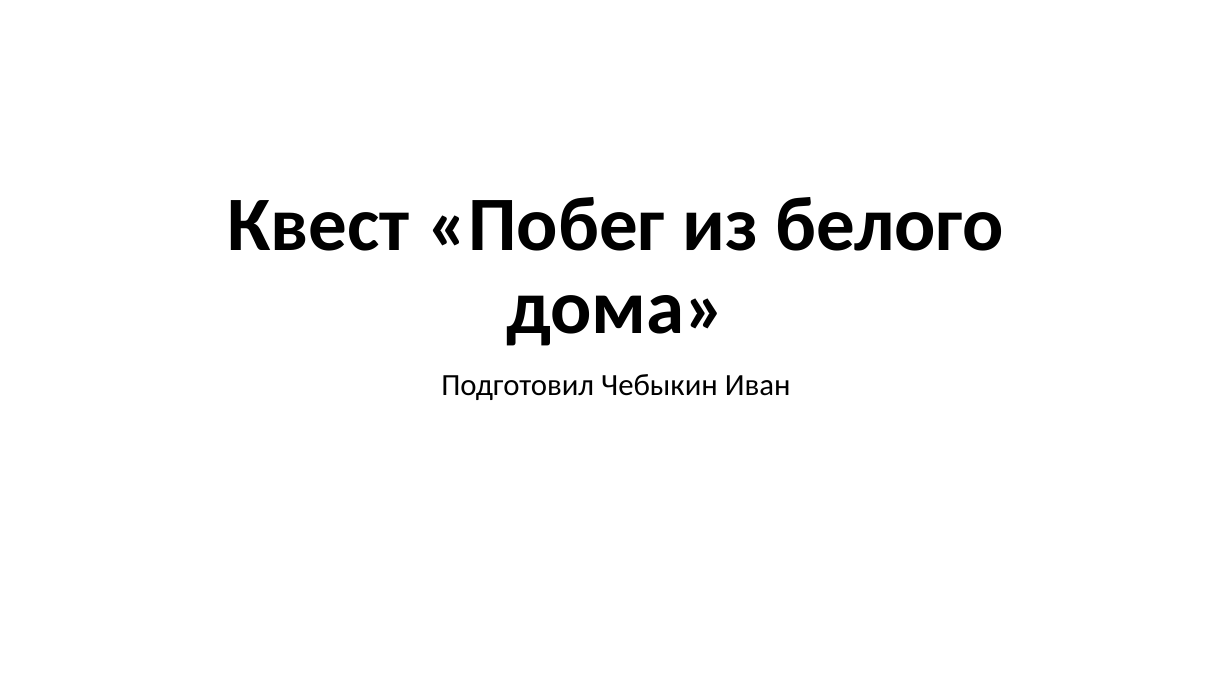
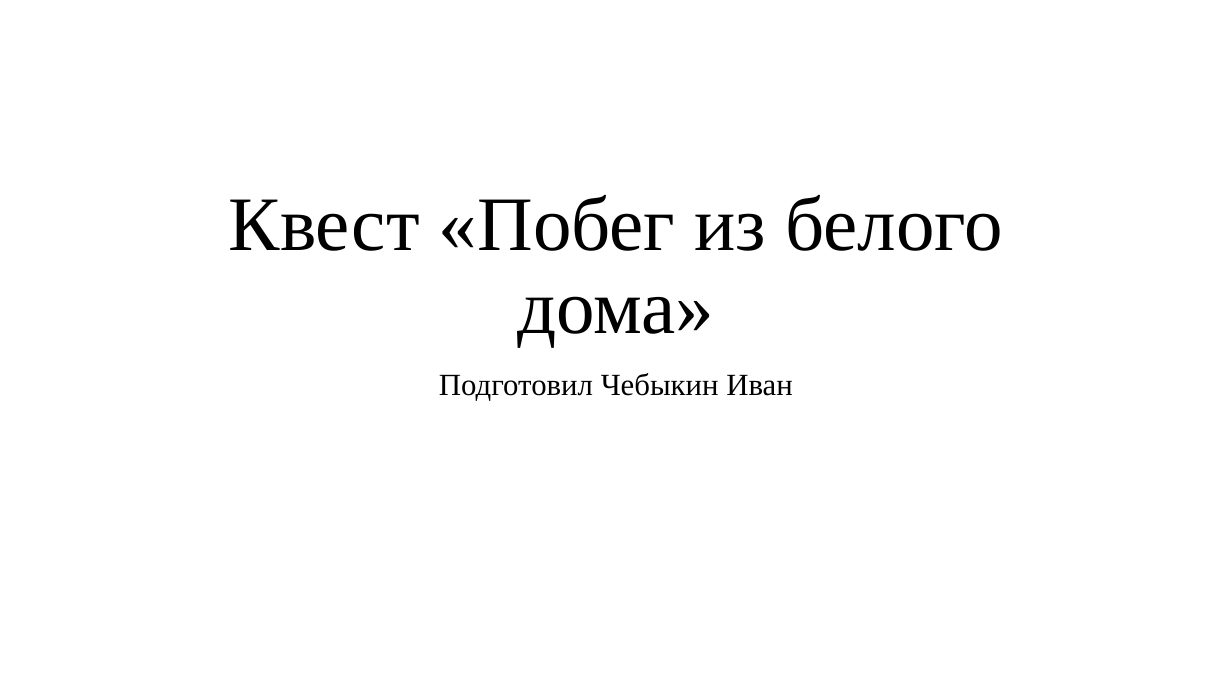
Before and after one commit to Glander13/AliceProject, a slide deck: slide 1 of Квест «Побег из белого дома».pptx. Drawn at 1232x693 pixels with LibreOffice and Linux fonts; fonts in the diff are those of the drawing. Boxes give left, top, right and bottom in pixels: in the first picture for what was removed or moved away, otherwise in the second. Text is boxed around its words. In the diff, an @@ line names an element or a change of style, - is before the commit and + after.

```diff
--- a/Квест «Побег из белого дома».pptx
+++ b/Квест «Побег из белого дома».pptx
@@ title "Квест «Побег из белого дома»" at (229,195,1003,348): font Calibri to Times New Roman, bold off @@
@@ subtitle "Подготовил Чебыкин Иван" at (439,373,792,401): font Calibri to Times New Roman @@
```
Also in this commit, not shown: 3 other slides changed, 3 slides added, 2 other files.
